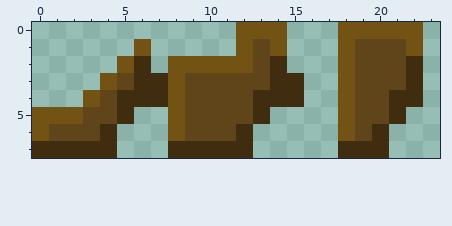
A pixel-art sprite gets an edit: sprites/obstacle/tree_particle.png. Above, as it was before the edit.
The file is 24x8 pixels.
After:
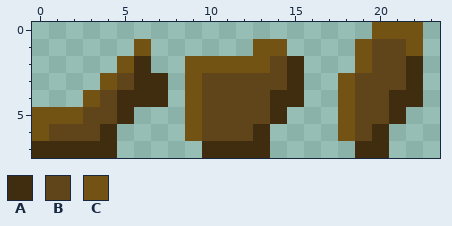
Palette (. is transparent): A #402d10  B #60451b  C #725314
Difference:
y 0: x 12..14 CCC -> ...; x 18..19 CC -> ..
y 1: x 12..13 CB -> .C; x 18..19 CB -> .C
y 2: x 8 C -> .; x 13..15 BA. -> CBA; x 18..19 CB -> .C
y 3: x 8..9 CB -> .C; x 14 A -> B
y 4: x 8..9 CB -> .C; x 13 A -> B
y 5: x 8..9 CB -> .C; x 13..14 A. -> BA
y 6: x 8..9 CB -> .C; x 12..13 A. -> BA
y 7: x 8..9 AA -> ..; x 13 . -> A; x 18 A -> .
Changed places in both pictures, as pixel boxes (x1, y1, x2, y2):
changed: (168, 22, 372, 158)
